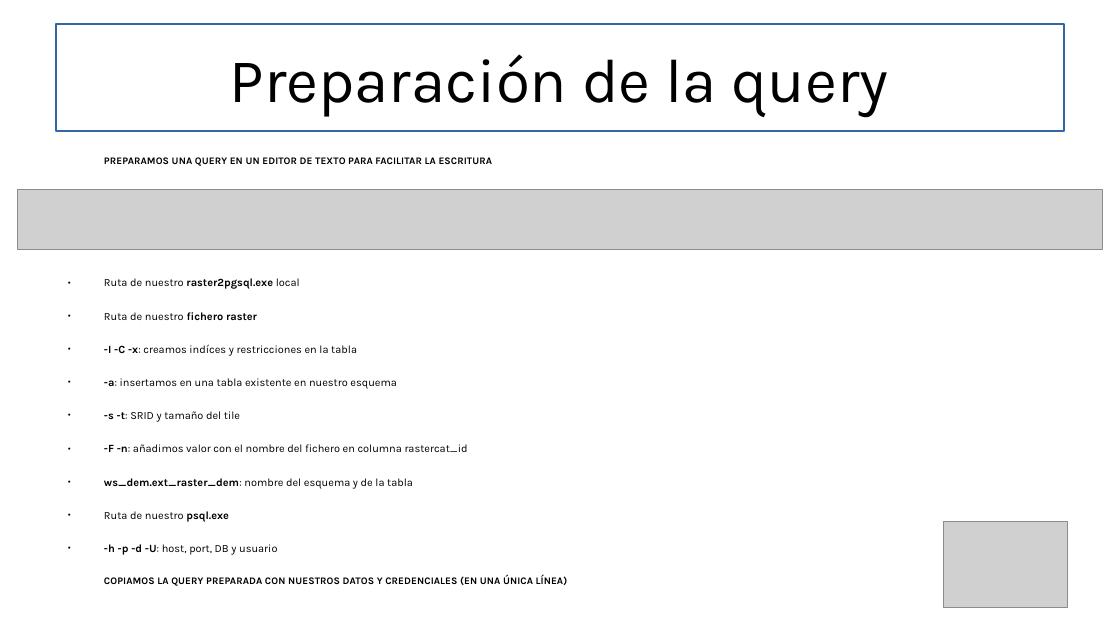
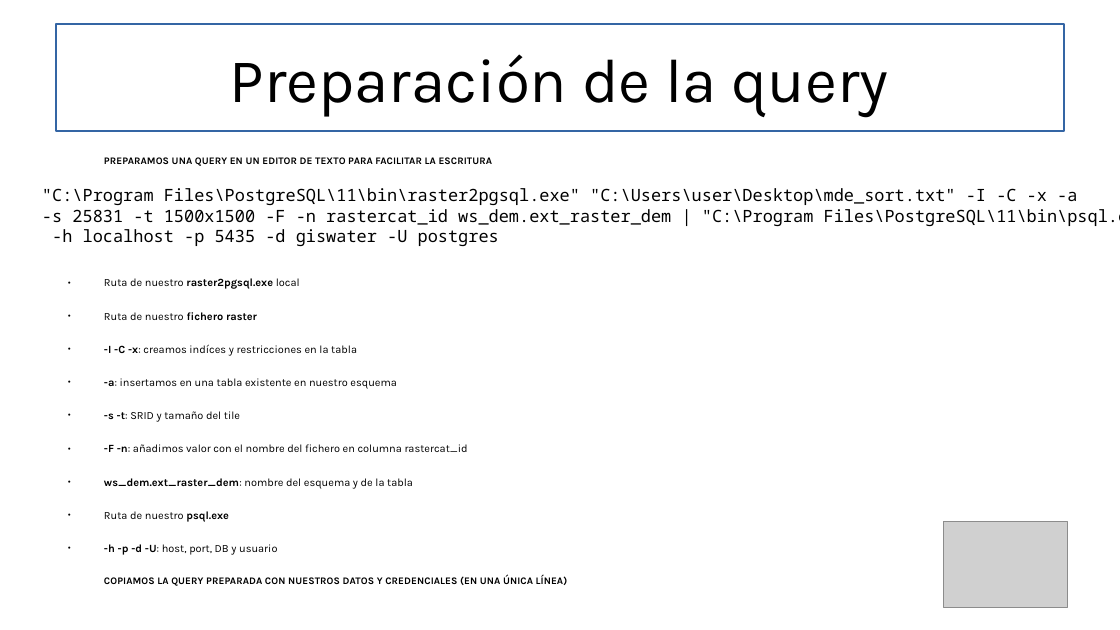
Before and after one commit to Giswater/docs, a slide deck: slide 3 of admin/P27_manage_raster/es/ejemplo_insertar_raster.odp. Drawn at 1120x630 pixels with LibreOffice and Linux fonts; fonts in the diff are those of the drawing; grey boxes stand for pictures. Boxes give left, top, right and bottom in pixels: in the first picture for what was removed or moved away, otherwise in the second. Text is boxed around its words. In the diff, an @@ line names an element or a change of style, - is before the commit and + after.

Commit message:
Update ejemplo_insertar_raster

```diff
--- a/admin/P27_manage_raster/es/ejemplo_insertar_raster.odp
+++ b/admin/P27_manage_raster/es/ejemplo_insertar_raster.odp
@@ picture removed at bbox=[17, 190, 1103, 250] @@
@@ text added at bbox=[42, 188, 1120, 246], 12 pt, text #000000 @@
+"C:\Program Files\PostgreSQL\11\bin\raster2pgsql.exe" "C:\Users\user\Desktop\mde_sort.txt" -I -C -x -a
+-s 25831 -t 1500x1500 -F -n rastercat_id ws_dem.ext_raster_dem | "C:\Program Files\PostgreSQL\11\bin\psql.exe"
+-h localhost -p 5435 -d giswater -U postgres
```
Also in this commit, not shown: 1 other file.
